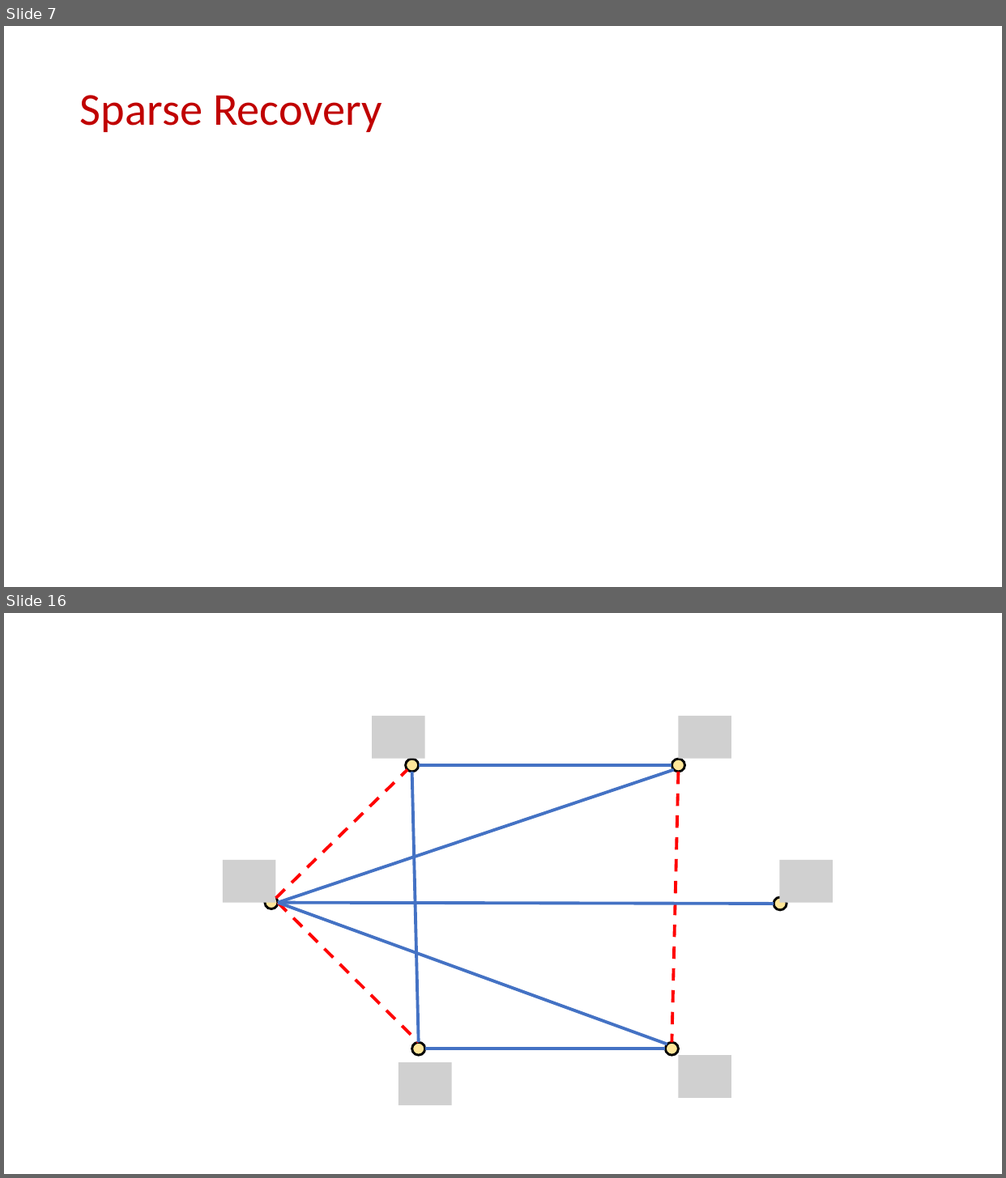
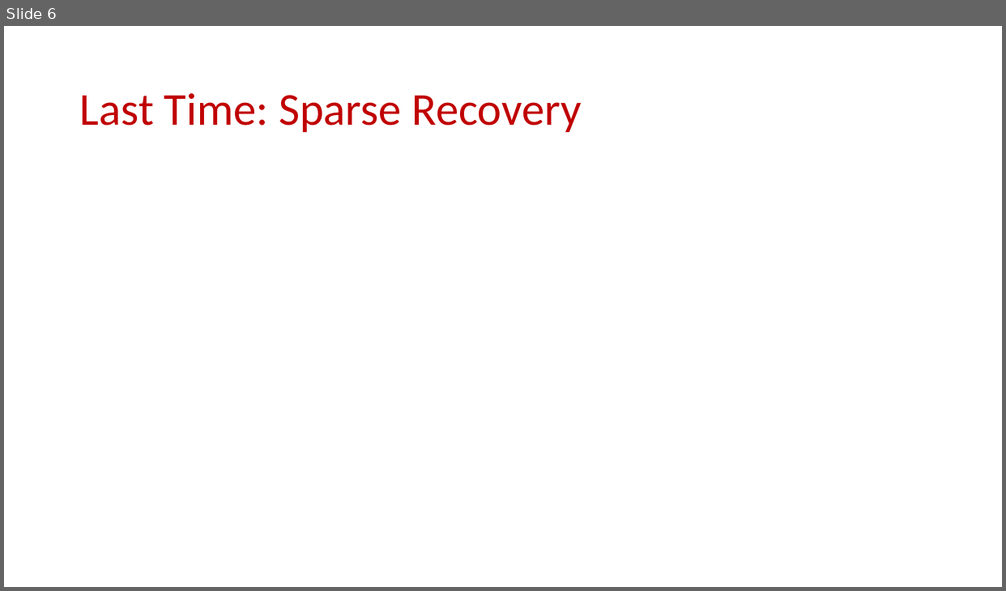
Before and after one commit to samsonzhou/samsonzhou.github.io, a slide deck: CSCE689-23/L18.pptx. Shown one above the other, each under a label of ours: slides 7 and 16 before the commit, slide 6 after it; the slides between them are not shown. The pictures are 1006x1178 and 1006x591 pixels, drawn with LibreOffice and Linux fonts; fonts in the diff are those of the drawing; grey boxes stand for pictures. Boxes give left, top, right and bottom in pixels: in the first picture for what was removed or moved away, otherwise in the second. Text is boxed around its words. In the diff, an @@ line names an element or a change of style, - is before the commit and + after.

```diff
--- a/CSCE689-23/L18.pptx
+++ b/CSCE689-23/L18.pptx
@@ slide 16 removed at (x1=4, y1=613, x2=1002, y2=1174), background #FFFFFF @@
@@ picture removed at (x1=373, y1=716, x2=425, y2=758) @@
@@ picture removed at (x1=679, y1=716, x2=731, y2=758) @@
@@ line removed from (275, 898) to (407, 770) @@
@@ line removed from (278, 903) to (674, 770) @@
@@ ellipse removed at (x1=405, y1=759, x2=418, y2=772) @@
@@ line removed from (412, 772) to (419, 1043) @@
@@ line removed from (419, 765) to (671, 765) @@
@@ ellipse removed at (x1=671, y1=759, x2=684, y2=772) @@
@@ line removed from (679, 772) to (671, 1043) @@
@@ picture removed at (x1=223, y1=860, x2=275, y2=903) @@
@@ picture removed at (x1=780, y1=860, x2=833, y2=903) @@
@@ ellipse removed at (x1=265, y1=896, x2=277, y2=909) @@
@@ line removed from (278, 903) to (419, 1043) @@
@@ line removed from (278, 903) to (667, 1044) @@
@@ line removed from (278, 903) to (774, 904) @@
@@ ellipse removed at (x1=774, y1=897, x2=786, y2=910) @@
@@ ellipse removed at (x1=412, y1=1043, x2=424, y2=1055) @@
@@ line removed from (425, 1049) to (666, 1049) @@
@@ ellipse removed at (x1=666, y1=1043, x2=679, y2=1055) @@
@@ picture removed at (x1=398, y1=1063, x2=452, y2=1105) @@
@@ picture removed at (x1=679, y1=1055, x2=731, y2=1098) @@
@@ what was slide 7 is now slide 6 @@
@@ slide 6 changed as well @@
@@ title at (x1=80, y1=93, x2=581, y2=132): text changed @@
-Sparse Recovery
+Last Time: Sparse Recovery
```
Also in this commit, not shown: 1 other slide changed, 26 slides added, 63 other slides removed, 6 other files.
